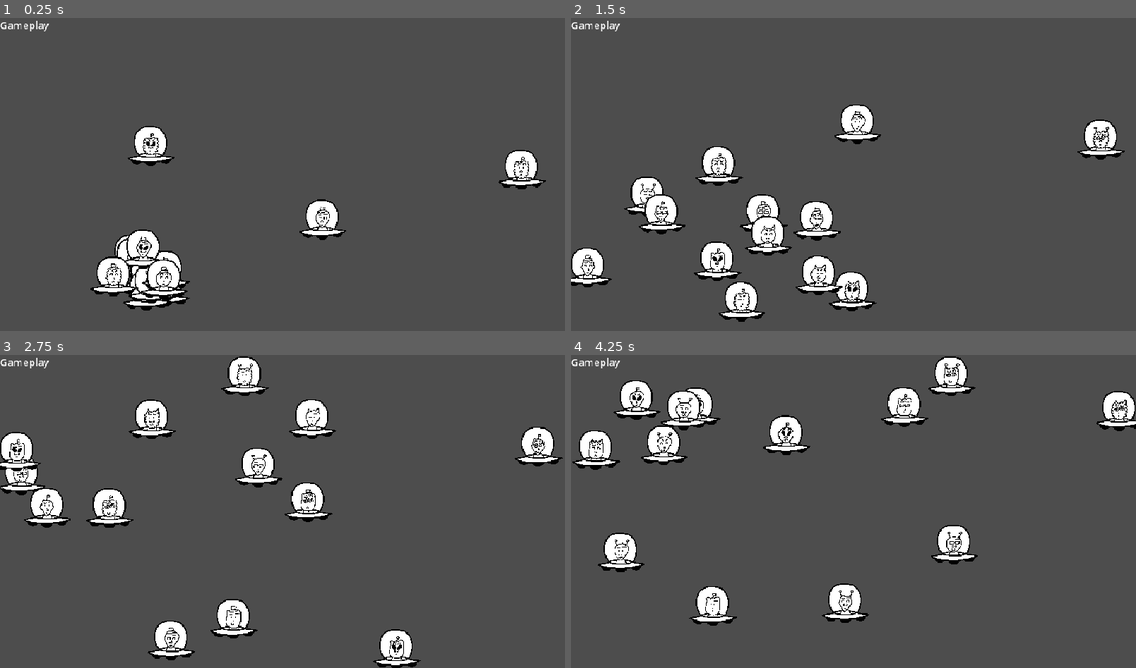
Above: before the commit, frames 1-4 (two rows, left to right).
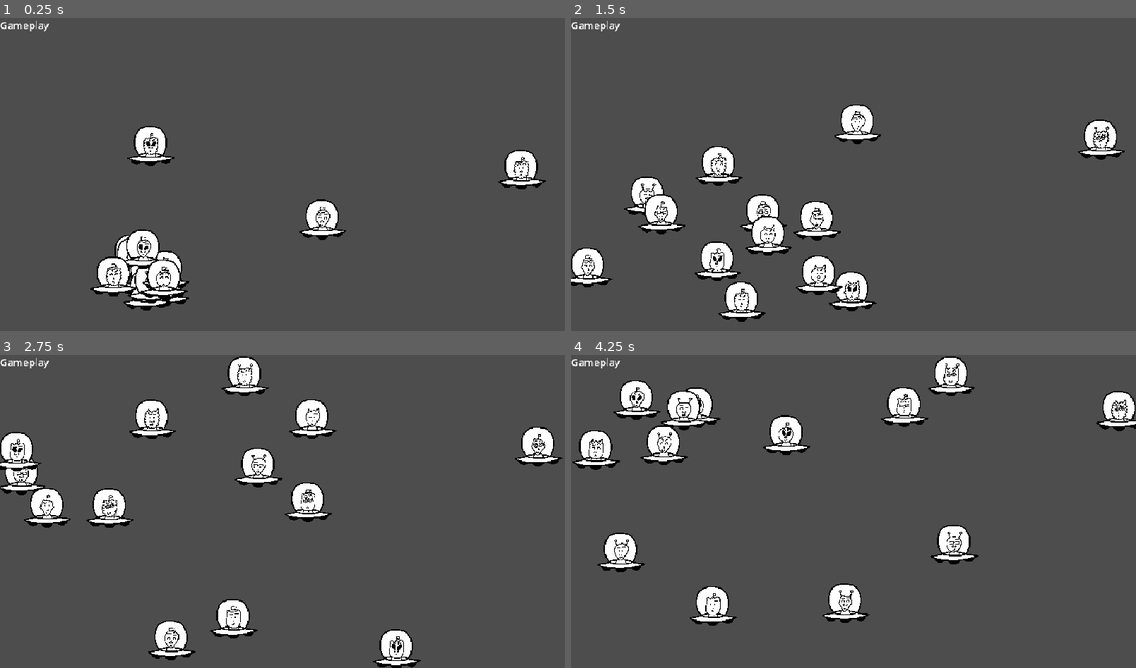
Above: after the commit, the same moments.

Repository: Pablo01bm/jaen-jam
Game: Godot game, scene res://scenes/gameplay/Gameplay.tscn
The game is run twice, just before and just after one commit, with the same random seed, the same clock (stepped at 60 frames per second) and the same inputs. This scene is started directly instead of the project's main scene.
Inputs:
- Up to frame 1 (0.25 s): no input
- Up to frame 2 (1.5 s): tap R (rumble) at 0.6, 1.35 s
- Up to frame 3 (2.75 s): tap R (rumble) at 2.1 s
- Up to frame 4 (4.25 s): tap R (rumble) at 2.85, 3.6 s

The runs differ from the first frame. In frame 1, 0.4% of the frame differs, in the area x 0-97%, y 0-94%; in frame 2, 0.6%; in frame 3, 0.5%; in frame 4, 0.6%, in the area x 0-100%, y 0-87%.

Commit message:
change window keep

Diff:
--- a/project.godot
+++ b/project.godot
@@ -26,7 +26,6 @@
 window/size/viewport_width=900
 window/size/viewport_height=500
 window/stretch/mode="canvas_items"
-window/stretch/aspect="expand"
 
 [input]
 
--- a/scenes/Alien/alien.gd
+++ b/scenes/Alien/alien.gd
@@ -20,7 +20,6 @@
 	var collision = move_and_collide(velocity * delta)
 
 	if collision:
-		print("HOLA")
 		velocity = velocity.bounce(collision.get_normal().rotated(RANDOM.randf_range(-10.0, 10.0)))
 
 
